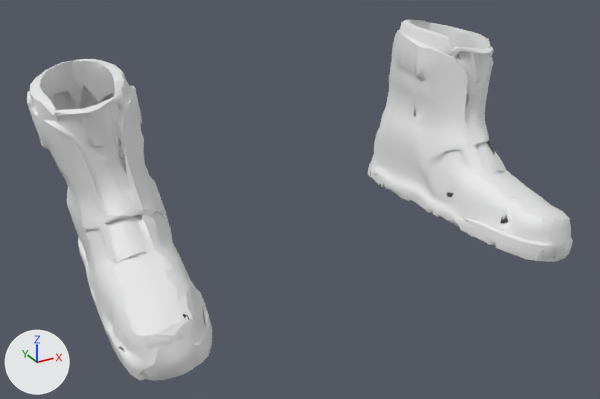
A saved change to the glTF model output/registered/shoes_registered.glb.
Both versions are drawn from a 50 mm lens placed at (-0.2, -0.37, -0.27), pointed at (-0.011, -0.027, -0.442). The lights are fixed; the arrows at lower left show +X, +Y and +Z. The first picture is the older version. Where no turn or scale is listed for an object, it has been applied to the vertices. Vertices at exactly the same position are counted once.

The first picture shows 'RBX_LC_shoes'.
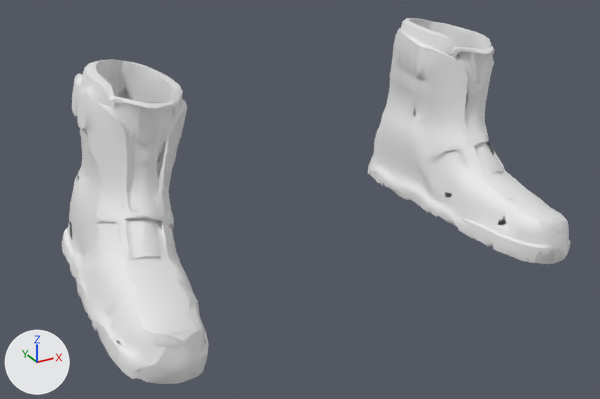
What differs and where, as boxes (x1, y1, x2, y2) in the pictures (600 x 399 px; the box of a moved part takes in the faces that stretch with it):
'RBX_LC_shoes', reshaped (7% narrower): before (27, 20, 573, 381); after (62, 18, 571, 384)
part 1 of me_rbx_lc_shoes, moved or reshaped: before (27, 59, 212, 381); after (62, 59, 209, 384)
part 2 of me_rbx_lc_shoes, moved or reshaped: before (368, 20, 573, 262); after (368, 18, 571, 264)

Edits to the bpy script that builds the scene:
```text
Change me_rbx_lc_shoes:
    used by ob_rbx_lc_shoes; location = (0.0, 0.0, 0.0)
    remove me_rbx_lc_shoes.from_pydata(...)  # 7825 vertices, 17274 faces; spans x -0.131..0.131, y -0.096..0.05, z -0.478..-0.372
    add me_rbx_lc_shoes.from_pydata(...)  # 7825 vertices, 17274 faces; spans x -0.128..0.131, y -0.099..0.05, z -0.48..-0.371
    me_rbx_lc_shoes part 1: the loose piece of 4142 vertices spanning x -0.131..-0.071, y -0.096..0.05, z -0.478..-0.372 is multiplied about its middle by the matrix ((0.942, -0.057, 0.359), (0.066, 1.008, -0.014), (-0.357, 0.036, 0.944)), then moved by (0.01, -0.003, -0.002)
    me_rbx_lc_shoes part 2: the loose piece of 3679 vertices spanning x 0.071..0.131, y -0.096..0.049, z -0.478..-0.372 is multiplied about its middle by the matrix ((1.0, 0.013, -0.004), (-0.013, 1.0, -0.016), (0.004, 0.016, 1.0))
    other edits to the shape of me_rbx_lc_shoes do not show in these pictures
```
